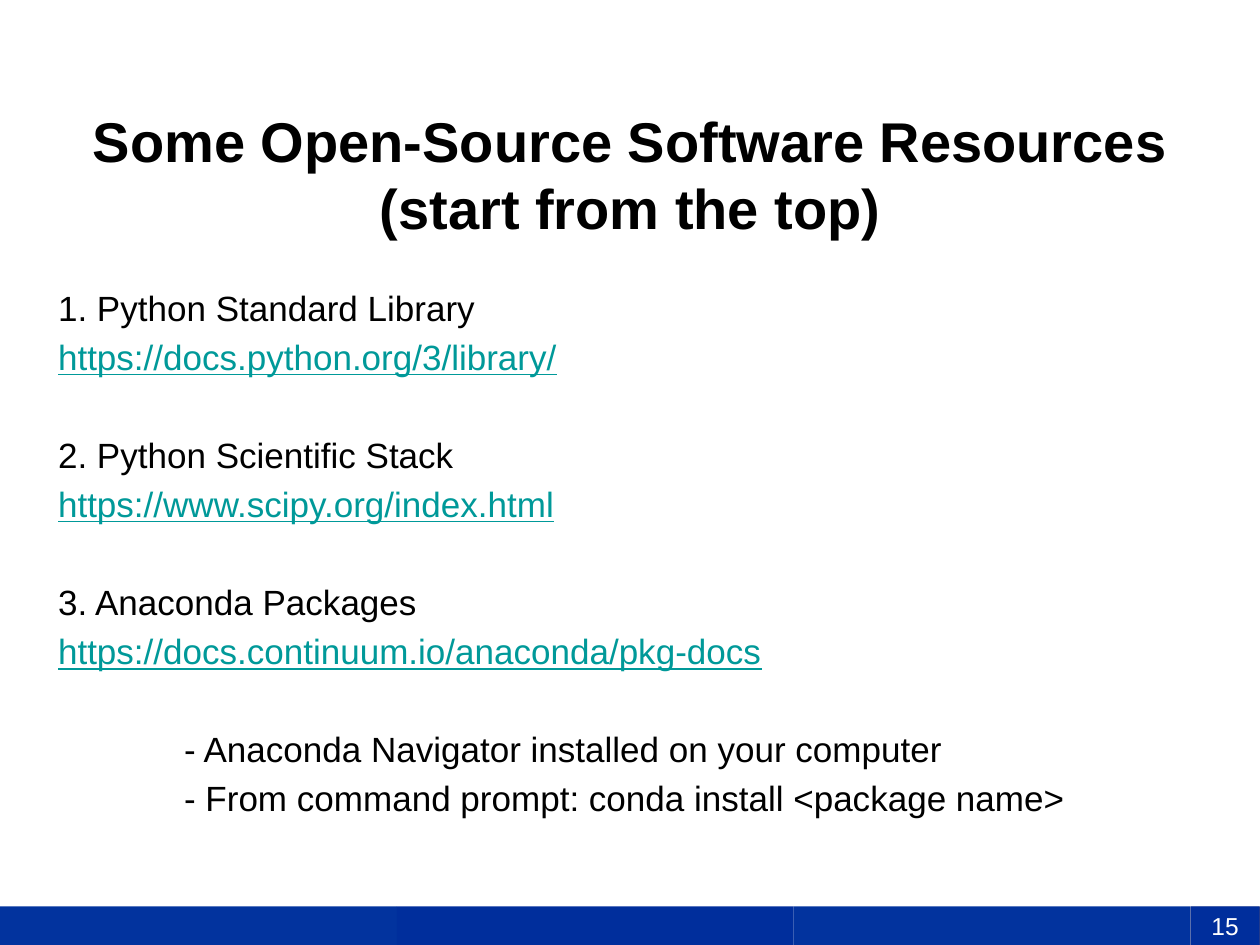
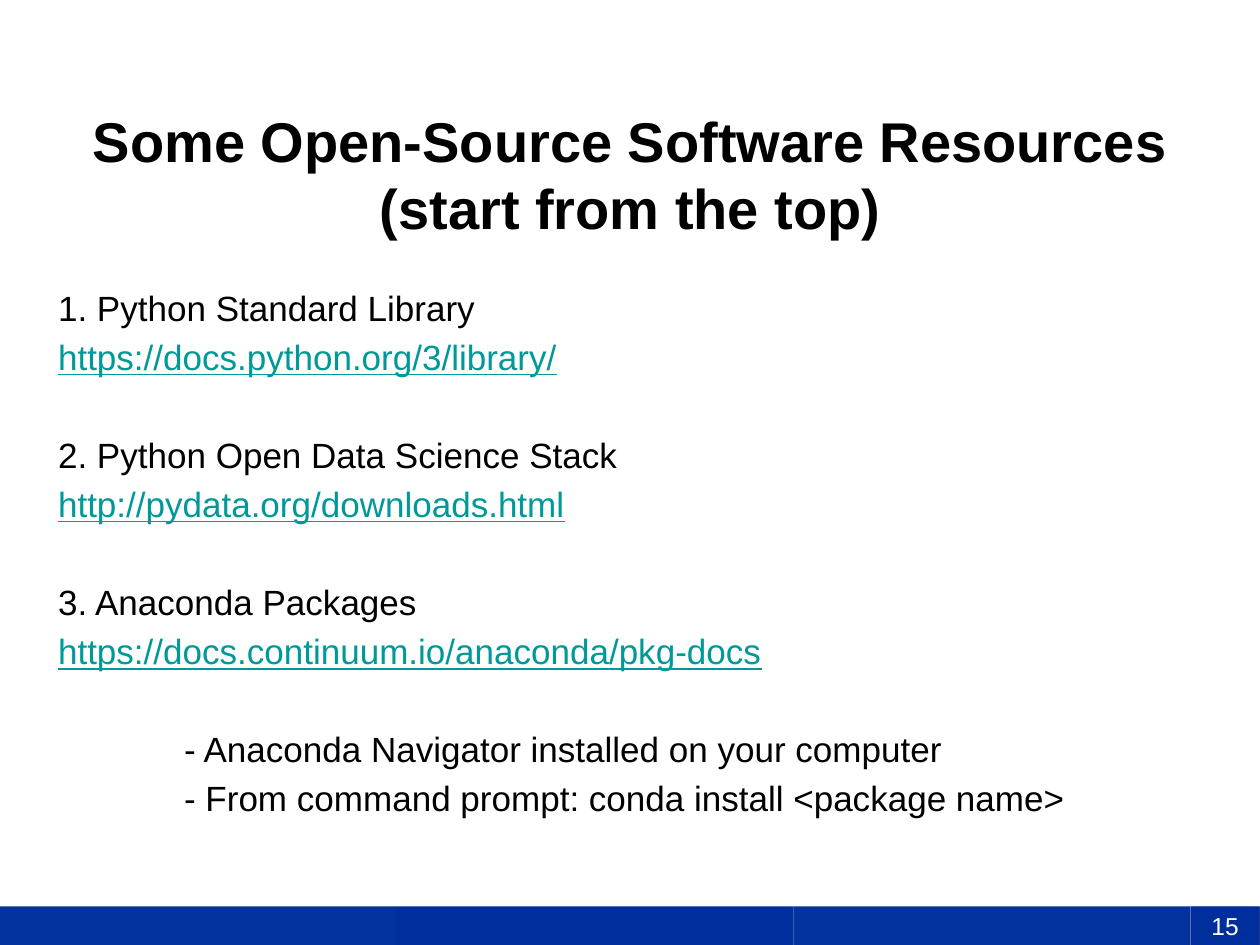
Before and after one commit to uky-transport-data-science/ce599, a slide deck: slide 15 of 8-Resources/8-Resources.pptx. Drawn at 1260x945 pixels with LibreOffice and Linux fonts; fonts in the diff are those of the drawing; background and template pictures are left out. Boxes give left, top, right and bottom in pixels: in the first picture for what was removed or moved away, otherwise in the second. Text is boxed around its words. In the diff, an @@ line names an element or a change of style, - is before the commit and + after.

Commit message:
Update resources presentation to include pydata open data science stack.

```diff
--- a/8-Resources/8-Resources.pptx
+++ b/8-Resources/8-Resources.pptx
@@ text at [58, 442, 617, 524]: text changed @@
-2. Python Scientific Stack
-https://www.scipy.org/index.html
+2. Python Open Data Science Stack
+http://pydata.org/downloads.html
```
